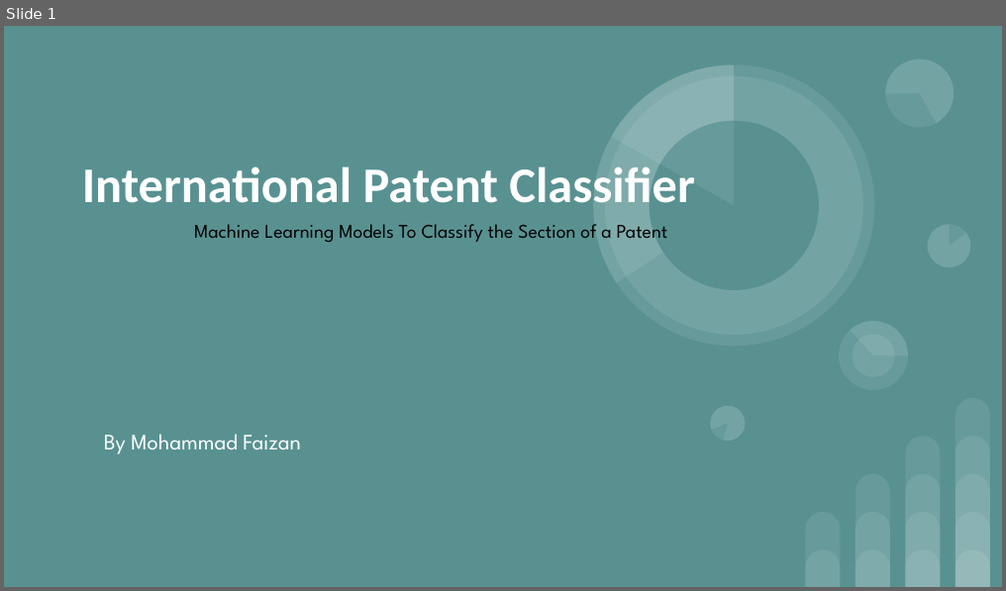
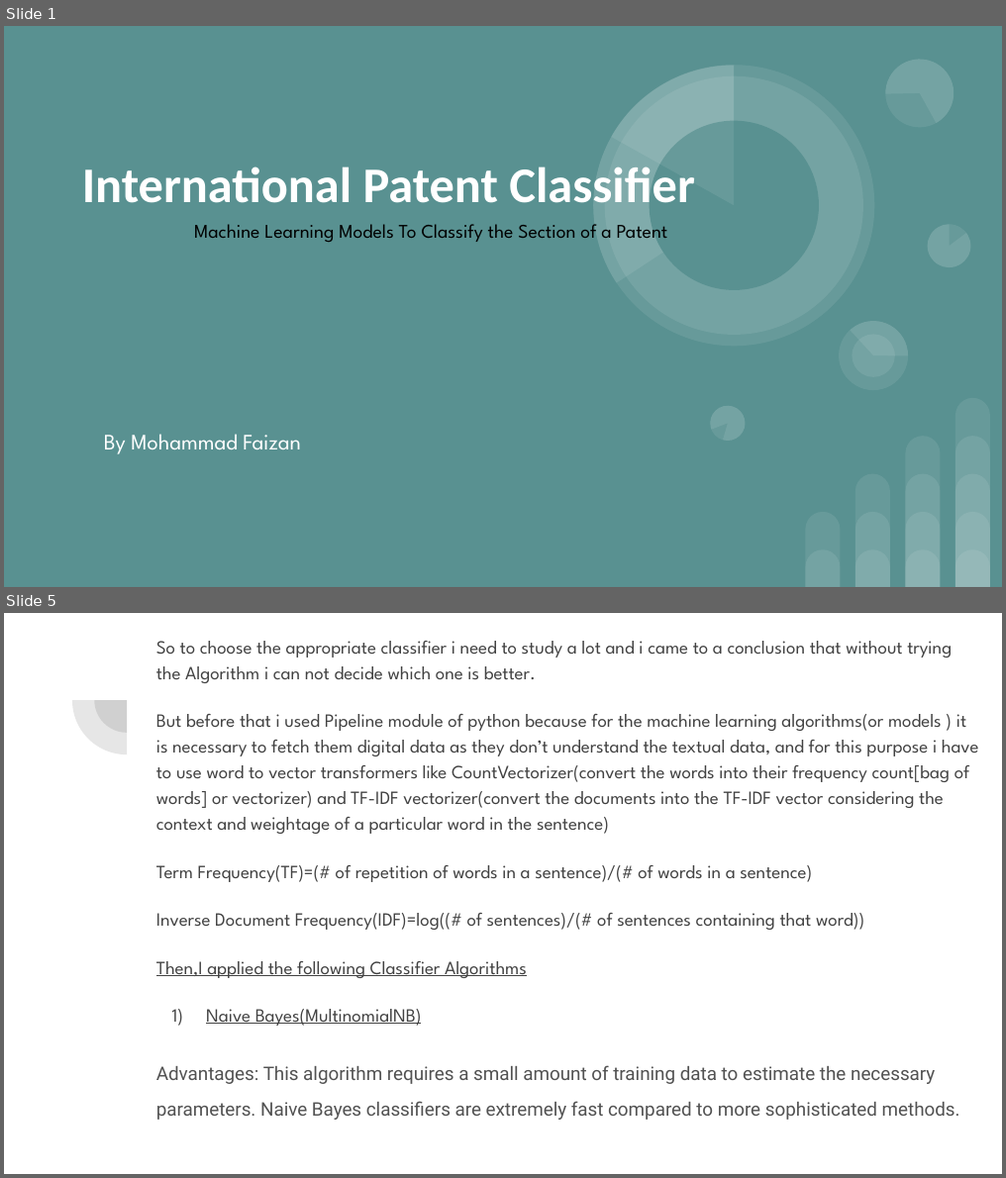
Before and after one commit to faizan4053/ipc_classifier, a slide deck: International Patent Classifier.pptx. Shown one above the other, each under a label of ours: slide 1 before the commit, slides 1 and 5 after it; the slides between them are not shown. The pictures are 1006x591 and 1006x1178 pixels, drawn with LibreOffice and Linux fonts; fonts in the diff are those of the drawing. Boxes give left, top, right and bottom in pixels: in the first picture for what was removed or moved away, otherwise in the second. Text is boxed around its words. In the diff, an @@ line names an element or a change of style, - is before the commit and + after.

```diff
--- a/International Patent Classifier.pptx
+++ b/International Patent Classifier.pptx
@@ slide 5 added at <box>4,613,1002,1174</box>, background #FFFFFF @@
@@ text added at <box>156,641,979,1120</box>, 13.5 pt, text #424242 @@
+So to choose the appropriate classifier i need to study a lot and i came to a conclusion that without trying the Algorithm i can not decide which one is better.
+But before that i used Pipeline module of python because for the machine learning algorithms(or models ) it is necessary to fetch them digital data as they don’t understand the textual data, and for this purpose i have to use word to vector transformers like CountVectorizer(convert the words into their frequency count[bag of words] or vectorizer) and TF-IDF vectorizer(convert the documents into the TF-IDF vector considering the context and weightage of a particular word in the sentence)
+Term Frequency(TF)=(# of repetition of words in a sentence)/(# of words in a sentence)
+Inverse Document Frequency(IDF)=log((# of sentences)/(# of sentences containing that word))
+Then,I applied the following Classifier Algorithms
+1) Naive Bayes(MultinomialNB)
+Advantages: This algorithm requires a small amount of training data to estimate the necessary parameters. Naive Bayes classifiers are extremely fast compared to more sophisticated methods.
@@ pie slice (boxed as its full ellipse) added at <box>72,646,180,755</box>, fill #424242 at 13% opacity @@
@@ pie slice (boxed as its full ellipse) added at <box>95,667,159,733</box>, fill #424242 at 13% opacity @@
```
Also in this commit, not shown: 2 slides changed, 6 other slides added, 1 slide removed, 3 other files.
